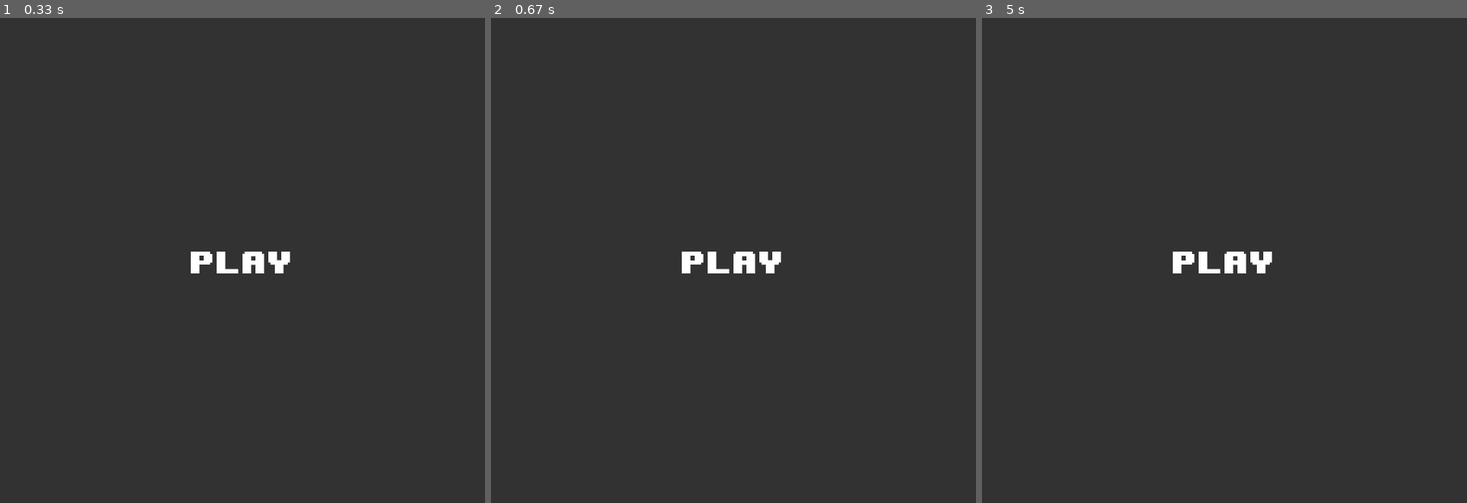
Above: before the commit, frames 1-3 (left to right).
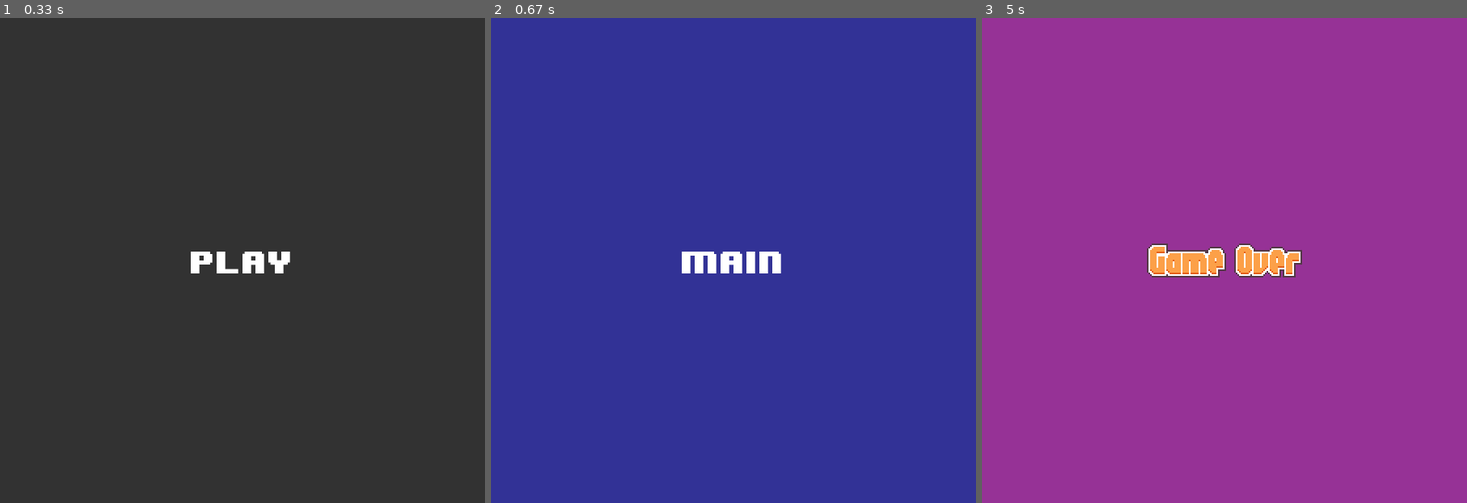
Above: after the commit, the same moments.

Repository: praise002/pygame-projects
Game: pygame game, started from gameStates_exercise/main.py
Same seed, same stepped clock (60 frames per second), same inputs: the game is played once before the commit and once after it.
Inputs:
- Up to frame 1 (0.33 s): no input
- Up to frame 2 (0.67 s): tap Space at 0.33 s
- Up to frame 3 (5 s): hold Tab 0.67-1.13 s; tap 2 at 1.17 s; tap 1 at 1.5, 2.17, 3.83 s; tap Space at 1.83, 3.5 s; hold Space 2.5-2.97 s; hold 1 3-3.47 s; hold Space 4.17-4.63 s; hold Tab from 4.67 s (still down)

Frame 1 is identical in both runs. In frame 2, 100% of the frame differs, in the area x 0-100%, y 0-100%; in frame 3, 100%.

Commit message:
add game states

Diff:
--- a/gameStates_exercise/game.py
+++ b/gameStates_exercise/game.py
@@ -2,18 +2,30 @@
 from sys import exit
 
 #intro screen, main game, game over screen
+"""
+You can alternate between scenes
+Press space to go to main_game
+Press tab to go to game_over
+KEYS IN INTRO SCREEN
+-space
+KEYS IN MAIN_GAME
+tab
+k_1
+KEYS IN GAME_OVER_SCREEN
+k_2, k_3
+"""
 
 
-class Game():
+class Game:
     def __init__(self):
         pygame.init()
+        self.state = "intro"
         self.screen_w, self.screen_h = 600, 600
         self.screen = pygame.display.set_mode((self.screen_w, self.screen_h))
         self.font_name = "8-BIT WONDER.TTF"
         self.font = pygame.font.Font(self.font_name, 32)
         self.image = pygame.image.load("beach-ball.png")
         self.clock = pygame.time.Clock()
-        self.game_active = True
 
     def display(self):
         pygame.display.set_icon(self.image)
@@ -22,43 +34,56 @@
         self.clock.tick(60)
 
     def update(self):
-        self.game_states("intro")
-        self.get_events()
+        self.game_states()
         pygame.display.update()
 
-    def get_events(self):
+    def intro_screen(self):
         for event in pygame.event.get():
             if event.type == pygame.QUIT:
                 exit()
-            if event.type == pygame.KEYDOWN:  #use left and right key
+            if event.type == pygame.KEYDOWN:  # use left and right key
                 if event.key == pygame.K_SPACE:
-                    self.game_states("main_game")
-                if event.key == pygame.K_TAB:
-                    self.game_states("game_over")
+                    self.state = "main_game"
 
-    def intro_screen(self):
         self.screen.fill((50, 50, 50))
         intro_text = self.font.render("Play", True, (255, 255, 255))
         intro_rect = intro_text.get_rect(center=(300, 300))
         self.screen.blit(intro_text, intro_rect)
 
     def main_screen(self):
+        for event in pygame.event.get():
+            if event.type == pygame.QUIT:
+                exit()
+            if event.type == pygame.KEYDOWN:
+                if event.key == pygame.K_TAB:
+                    self.state = "game_over"
+                if event.key == pygame.K_1:
+                    self.state = "intro"
+
         self.screen.fill((50, 50, 150))
         main_text = self.font.render("Main", True, (255, 255, 255))
         main_rect = main_text.get_rect(center=(300, 300))
         self.screen.blit(main_text, main_rect)
 
     def game_over_screen(self):
+        for event in pygame.event.get():
+            if event.type == pygame.QUIT:
+                exit()
+            if event.type == pygame.KEYDOWN:
+                if event.key == pygame.K_2:
+                    self.state = "main_game"
+                if event.key == pygame.K_3:
+                    self.state = "intro"
+
         self.screen.fill((150, 50, 150))
         game_over_img = pygame.image.load("gameover.png").convert_alpha()
         game_over_rect = game_over_img.get_rect(center=(300, 300))
         self.screen.blit(game_over_img, game_over_rect)
 
-
-    def game_states(self, state):
-        if state == "intro":
+    def game_states(self):
+        if self.state == "intro":
             self.intro_screen()
-        if state == "main_game":
+        if self.state == "main_game":
             self.main_screen()
-        if state == "game_over":
+        if self.state == "game_over":
             self.game_over_screen()
--- /dev/null
+++ b/gameStates_exercise/game_states.py
@@ -0,0 +1,59 @@
+import pygame
+from sys import exit
+
+#basic setup
+pygame.init()
+screen_width = 600
+screen_height = 600
+screen = pygame.display.set_mode((screen_width, screen_height))
+pygame.display.set_caption('Game states')
+# icon = pygame.image.load('football-ball.png')
+# pygame.display.set_icon(icon)
+clock = pygame.time.Clock()
+text_font = pygame.font.Font('8-BIT WONDER.TTF', 32)
+
+
+class GameState:
+    def __init__(self):
+        self.state = "intro"
+
+    def intro(self):
+        for event in pygame.event.get():
+            if event.type == pygame.QUIT:
+                exit()
+
+            if event.type == pygame.KEYDOWN:
+                if event.key == pygame.K_SPACE:
+                    self.state = "main_game"
+
+        screen.fill((50, 50, 50))
+        intro_text = text_font.render("Play", True, (255, 255, 255))
+        intro_rect = intro_text.get_rect(center=(300, 300))
+        screen.blit(intro_text, intro_rect)
+        pygame.display.flip()
+
+    def main_game(self):
+        for event in pygame.event.get():
+            if event.type == pygame.QUIT:
+                exit()
+
+        screen.fill((150, 50, 150))
+        main_text = text_font.render("Main", True, (255, 255, 255))
+        main_rect = main_text.get_rect(center=(300, 300))
+        screen.blit(main_text, main_rect)
+        pygame.display.flip()
+
+    def state_manager(self):
+        if self.state == "intro":
+            self.intro()
+        if self.state == "main_game":
+            self.main_game()
+
+
+g = GameState()
+
+
+if __name__ == "__main__":
+    while True:
+        g.state_manager()
+        # g.main_game()
--- a/gameStates_exercise/main.py
+++ b/gameStates_exercise/main.py
@@ -1,7 +1,5 @@
 from game import Game
 
+g = Game()
 while True:
-    g = Game()
-
     g.update()
-    g.display()
--- a/gameStates_exercise2/game.py
+++ /dev/null
@@ -1,8 +0,0 @@
-import pygame
-from sys import exit
-
-#intro screen, main game, game over screen
-
-
-class GameState:
-    #come back to it
--- a/gameStates_exercise2/main.py
+++ /dev/null
@@ -1,6 +0,0 @@
-from game import Game
-
-while True:
-    g = Game()
-    g.display()
-    g.update()
--- /dev/null
+++ b/the_sprite_class/shooting_g_states.py
@@ -0,0 +1,98 @@
+import pygame
+from sys import exit
+from random import randint, randrange
+
+
+class Crosshair(pygame.sprite.Sprite):
+    def __init__(self, width, height, pos_x, pos_y, color):
+        super(Crosshair, self).__init__()
+        self.image = pygame.image.load("images/crosshair_blue_large.png")
+        self.rect = self.image.get_rect()
+        self.rect.center = [pos_x, pos_y]
+
+    def shoot(self):
+        pygame.sprite.spritecollide(crosshair, target_group, True)  # sprite, gp, dokill
+
+    def update(self):
+        self.rect.center = pygame.mouse.get_pos()
+
+
+class Target(pygame.sprite.Sprite):
+    def __init__(self, picture_path, pos_x, pos_y):
+        super(Target, self).__init__()
+        self.image = pygame.image.load(picture_path).convert_alpha()
+        self.image = pygame.transform.rotozoom(self.image, 0, 2)
+        self.rect = self.image.get_rect()
+        self.rect.center = [pos_x, pos_y]
+
+
+class GameState:
+    def __init__(self):
+        self.state = "intro"
+
+    def intro(self):
+        for event in pygame.event.get():
+            if event.type == pygame.QUIT:
+                exit()
+
+            if event.type == pygame.MOUSEBUTTONDOWN:
+                self.state = "main_game"
+
+        screen.fill((50, 50, 50))
+        screen.blit(ready_text, (screen_w / 2 - 115, screen_h / 2 - 33))
+        pygame.display.flip()
+
+    def main_game(self):
+        for event in pygame.event.get():
+            if event.type == pygame.QUIT:
+                exit()
+
+            if event.type == pygame.MOUSEBUTTONDOWN:
+                crosshair.shoot()
+
+        screen.fill((50, 50, 50))
+        target_group.draw(screen)
+        crosshair_group.draw(screen)
+        crosshair_group.update()
+        pygame.display.flip()
+
+    def state_manager(self):
+        if self.state == "intro":
+            self.intro()
+        if self.state == "main_game":
+            self.main_game()
+
+
+#General setup
+pygame.init()
+clock = pygame.time.Clock()
+game_state = GameState()
+
+#Game screen
+screen_w, screen_h = 800, 600
+screen = pygame.display.set_mode((screen_w, screen_h))
+pygame.display.set_caption("Shooting Game")
+icon = pygame.image.load("images/sprite.png")
+pygame.display.set_icon(icon)
+pygame.mouse.set_visible(False)
+
+ready_text = pygame.image.load("images/text_ready.png")
+
+#crosshair
+crosshair = Crosshair(50, 50, 100, 100, (255, 255, 255))
+crosshair_group = pygame.sprite.Group()  #first create a group
+crosshair_group.add(crosshair)
+
+#target
+# target = Target("images/sprite.png", screen_w // 2, screen_h // 2)
+# target_group = pygame.sprite.Group()
+# target_group.add(target)
+
+target_group = pygame.sprite.Group()
+for target in range(21):
+    new_target = Target("images/bullseye.png", randint(0, screen_w), randint(0, screen_h))
+    target_group.add(new_target)
+
+while True:
+    game_state.state_manager()
+    clock.tick(60)
Binary file removed: gameStates_exercise2/8-BIT WONDER.TTF
Binary file removed: gameStates_exercise2/beach-ball.png
Binary file removed: gameStates_exercise2/gameover.png
